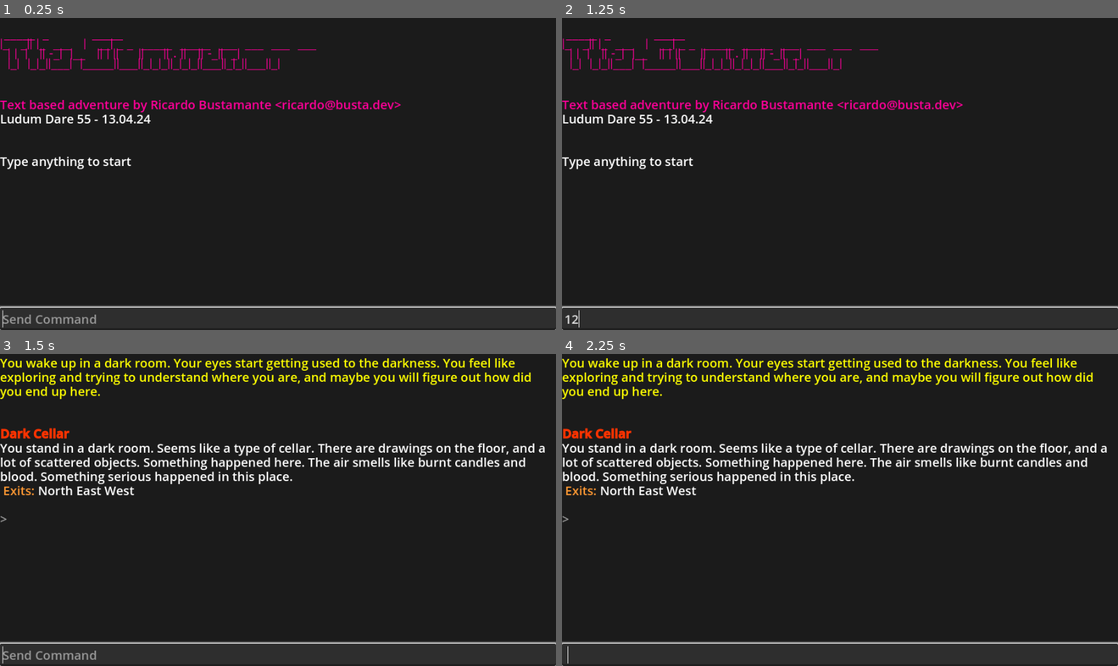
Above: before the commit, frames 1-4 (two rows, left to right).
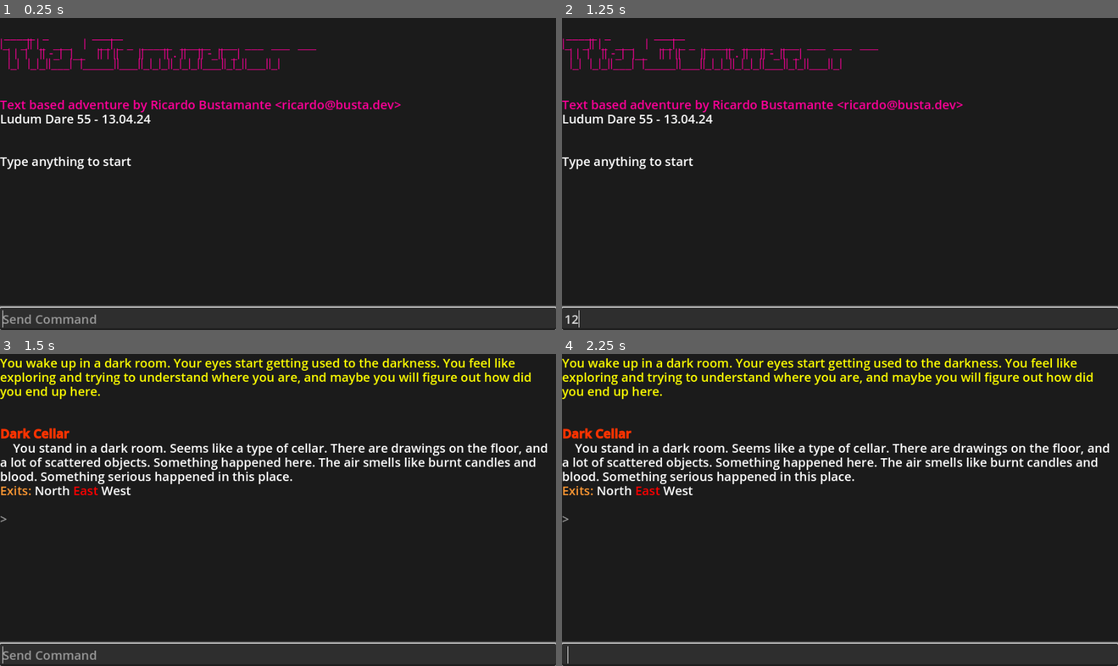
Above: after the commit, the same moments.

Repository: ricardobusta/ludumdare55
Game: Godot game, scene res://terminal.tscn
Two runs of this game, one before a commit and one after it. Both use one fixed random seed, a clock stepped at 60 frames per second and the inputs below.
Inputs (mouse positions are in pixels of both pictures, inside the frame that each line leads up to):
- Up to frame 1 (0.25 s): no input
- Up to frame 2 (1.25 s): click (840, 317) at 0.52 s; type "12" at 0.6 s
- Up to frame 3 (1.5 s): tap Enter at 1.25 s
- Up to frame 4 (2.25 s): tap Space at 2 s

Frames 1-2 are identical in both runs. In frame 3, 4.2% of the frame differs, in the area x 0-99%, y 28-46%; in frame 4, 4.2%.

Commit message:
Add doors to the game

Diff:
--- /dev/null
+++ b/Summoning/door.gd
@@ -0,0 +1,12 @@
+extends Object
+
+class_name Door
+
+var closed: bool = false
+var key: String = ""
+var description: String = "a door"
+
+func _init(desc: String, is_closed: bool, requires_key: String):
+    closed = is_closed
+    key = requires_key
+    description = desc
--- a/Summoning/game_control.gd
+++ b/Summoning/game_control.gd
@@ -46,40 +46,48 @@
 Your eyes start getting used to the darkness. You feel like \
 exploring and trying to understand where you are, and maybe \
 you will figure out how did you end up here.[/color]\n\n")
-        _print_text(_room().print_complete())
+        _print_text(_room().print_complete(room_config))
         started = true
         return
 
     match res[0]:
         "look", "l", "ls":
-            _handle_look("" if res.size() < 2 else res[1])
+            _handle_look(_safe_get_param_1(res))
         "move", "m", "mv":
-            _handle_move("" if res.size() < 2 else res[1])
+            _handle_move(_safe_get_param_1(res))
         "clear", "cls", "cl", "c":
             text_field.clear()
-            _print_text(_room().print_complete())
+            _print_text(_room().print_complete(room_config))
+        "open", "o":
+            _handle_open(_safe_get_param_1(res))
         "help", "h":
-            _print_text("Some things I could try:\nLook\tMove\tHelp")
+            _print_text("Some things I could try:\nLook\tMove\tHelp\tClear\tOpen")
         _:
             _print_text("I am not sure how to `[i]%s[/i]`. Maybe I need to ask for `[i]help[/i]`." % res[0])
+
+func _safe_get_param_1(res: Array) -> String:
+    return "" if res.size() < 2 else _parse_direction(res[1])
 
 func _handle_look(target: String):
     if(target.is_empty()):
         _print_text("You look at your surroundings")
-        _print_text(_room().print_complete())
+        _print_text(_room().print_complete(room_config))
     else:
-        target = _parse_direction(target)
         match target:
             "north", "south", "east", "west":
                 var room = _room_at_direction(target)
                 if(room != null):
-                    _print_text("You look at the next room to the %s:" % target)
-                    _print_text(room.print_complete())
+                    var door_id = _door_id_at_direction(target)
+                    if(door_id > 0 && room_config.doors[door_id].closed):
+                        _print_text("You see %s to the %s." % [room_config.doors[door_id].description, target])
+                    else:
+                        _print_text("You look at the next room to the %s:" % target)
+                        _print_text(room.print_complete(room_config))
                 else:
                     _print_text("There's no exit at that direction...")
             "directions", "exits", "exit":
                 _print_text("You look at the available exits")
-                _print_text(_room().print_exits())
+                _print_text(_room().print_exits(room_config))
             _:
                 _print_text("There's no %s to be looked at..." % target)
 
@@ -96,20 +104,45 @@
         _:
             return direction
 
+func _door_id_at_direction(direction: String) -> int:
+    match(direction):
+        "north":
+            return _room().door_north
+        "south":
+            return _room().door_south
+        "east":
+            return _room().door_east
+        "west":
+            return _room().door_west
+        _:
+            return 0
+
 func _handle_move(target: String) -> void:
     if(target.is_empty()):
         _print_text("I must move torwards a direction...")
-        _print_text(_room().print_complete())
+        _print_text(_room().print_complete(room_config))
     else:
-        target = _parse_direction(target)
         var target_room = _room_id_at_direction(target)
         if(target_room < 1):
             _print_text("There's no room to the %s." % target)
         else:
-            _print_text("You move %s." % target)
-            current_room = target_room
-            _print_text(_room().print_complete())
+            var door_id = _door_id_at_direction(target)
+            if(door_id > 0 && room_config.doors[door_id].closed):
+                _print_text("The %s to the %s is closed, blocking your way." % [room_config.doors[door_id].description, target])
+            else:
+                _print_text("You move %s." % target)
+                current_room = target_room
+                _print_text(_room().print_complete(room_config))
 
+func _handle_open(target: String):
+    if(target.is_empty()):
+        _print_text("Open what?")
+        return
+    match(target):
+        "north", "south", "east", "west":
+            _print_text("Open direction %s" % target)
+        _:
+            _print_text("Open %s" % target)
 
 func _room() -> Room:
     return room_config.rooms[current_room]
--- a/Summoning/room.gd
+++ b/Summoning/room.gd
@@ -4,10 +4,14 @@
 
 var name: String = "Room Name"
 var description: String = "Lorem ipsum dolor sit amet."
-var exit_north: int = -1
-var exit_south: int = -1
-var exit_east: int = -1
-var exit_west: int = -1
+var exit_north: int = 0
+var door_north: int = 0
+var exit_south: int = 0
+var door_south: int = 0
+var exit_east: int = 0
+var door_east: int = 0
+var exit_west: int = 0
+var door_west: int = 0
 
 func set_name(room_name: String) -> Room:
     self.name = room_name
@@ -17,42 +21,54 @@
     self.description = room_description
     return self
 
-func set_exit_north(id: int) -> Room:
+func set_exit_north(id: int, door: int) -> Room:
     self.exit_north = id
+    self.door_north = door
     return self
 
-func set_exit_south(id: int) -> Room:
+func set_exit_south(id: int, door: int) -> Room:
     self.exit_south = id
+    self.door_south = door
     return self
 
-func set_exit_east(id: int) -> Room:
+func set_exit_east(id: int, door: int) -> Room:
     self.exit_east = id
+    self.door_east = door
     return self
 
-func set_exit_west(id: int) -> Room:
+func set_exit_west(id: int, door: int) -> Room:
     self.exit_west = id
+    self.door_west = door
     return self
 
-func print_exits() -> String:
-    var text = "[color=#ff9933] Exits:[/color]"
+func print_exits(room_config: RoomConfig) -> String:
+    var text = "[color=#ff9933]Exits:[/color]"
     var has_exit = false;
+    var doors = room_config.doors
     if(exit_north > 0):
-        text += " North"
+        text += get_dir_text("North", door_north, doors)
         has_exit = true
     if(exit_east > 0):
-        text += " East"
+        text += get_dir_text("East", door_east, doors)
         has_exit = true
     if(exit_south > 0):
-        text += " South"
+        text += get_dir_text("South", door_south, doors)
         has_exit = true
     if(exit_west > 0):
-        text += " West"
+        text += get_dir_text("West", door_west, doors)
         has_exit = true
     if(!has_exit):
         text += " None"
     return text
 
-func print_complete() -> String:
-    var text = "[color=#ff3300][b]%s[/b][/color]\n%s\n" % [name, description]
-    text += print_exits()
+func get_dir_text(dir: String, door: int, doors: Dictionary) -> String:
+    if(door > 0):
+        return "[color=%s] %s[/color]" % ["#f00" if doors[door].closed else "#0f0", dir]
+    else:
+        return " %s" % dir
+
+
+func print_complete(room_config: RoomConfig) -> String:
+    var text = "[color=#ff3300][b]%s[/b][/color]\n    %s\n" % [name, description]
+    text += print_exits(room_config)
     return text
--- a/Summoning/room_config.gd
+++ b/Summoning/room_config.gd
@@ -3,6 +3,7 @@
 class_name RoomConfig
 
 var rooms: Dictionary = {}
+var doors: Dictionary = {}
 
 func _init() -> void:
     rooms[1] = ( Room.new()
@@ -13,9 +14,10 @@
     )
 
     rooms[2] = ( Room.new()
-        .set_name("Tools Cabinet")
-        .set_description("A small cabinet containing many tools. There's a small lamp \
-    that allows you to see the items contained in the room.")
+        .set_name("Workshop")
+        .set_description("A small room containing many tools. There's a small lamp \
+    that allows you to see the items contained in here. There's a tool cabinet at the \
+    farthest corner of the room.")
     )
 
     rooms[3] = ( Room.new()
@@ -52,23 +54,25 @@
         .set_description("Sample Description ")
     )
 
-    make_passage("e", 1, 2)
+    doors[1] = ( Door.new("a wooden cabinetwoo door", true, "") )
 
-    make_passage("w", 1, 3)
+    make_passage("e", 1, 2, 1)
 
-    make_passage("n", 1, 4)
+    make_passage("w", 1, 3, 0)
 
-func make_passage(dir: String, from: int, to: int):
+    make_passage("n", 1, 4, 0)
+
+func make_passage(dir: String, from: int, to: int, door: int):
     match(dir):
         "n":
-            rooms[from].set_exit_north(to)
-            rooms[to].set_exit_south(from)
+            rooms[from].set_exit_north(to, door)
+            rooms[to].set_exit_south(from, door)
         "s":
-            rooms[from].set_exit_south(to)
-            rooms[to].set_exit_north(from)
+            rooms[from].set_exit_south(to, door)
+            rooms[to].set_exit_north(from, door)
         "e":
-            rooms[from].set_exit_east(to)
-            rooms[to].set_exit_west(from)
+            rooms[from].set_exit_east(to, door)
+            rooms[to].set_exit_west(from, door)
         "w":
-            rooms[from].set_exit_west(to)
-            rooms[to].set_exit_east(from)
+            rooms[from].set_exit_west(to, door)
+            rooms[to].set_exit_east(from, door)
Not shown, changed: .gitignore
